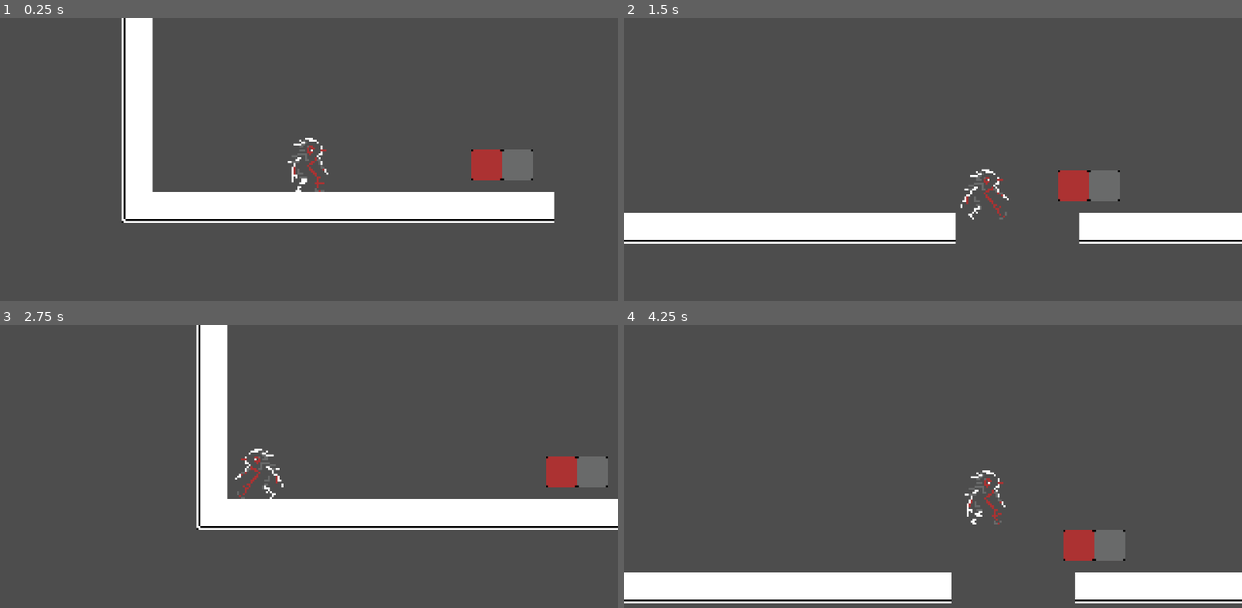
Above: before the commit, frames 1-4 (two rows, left to right).
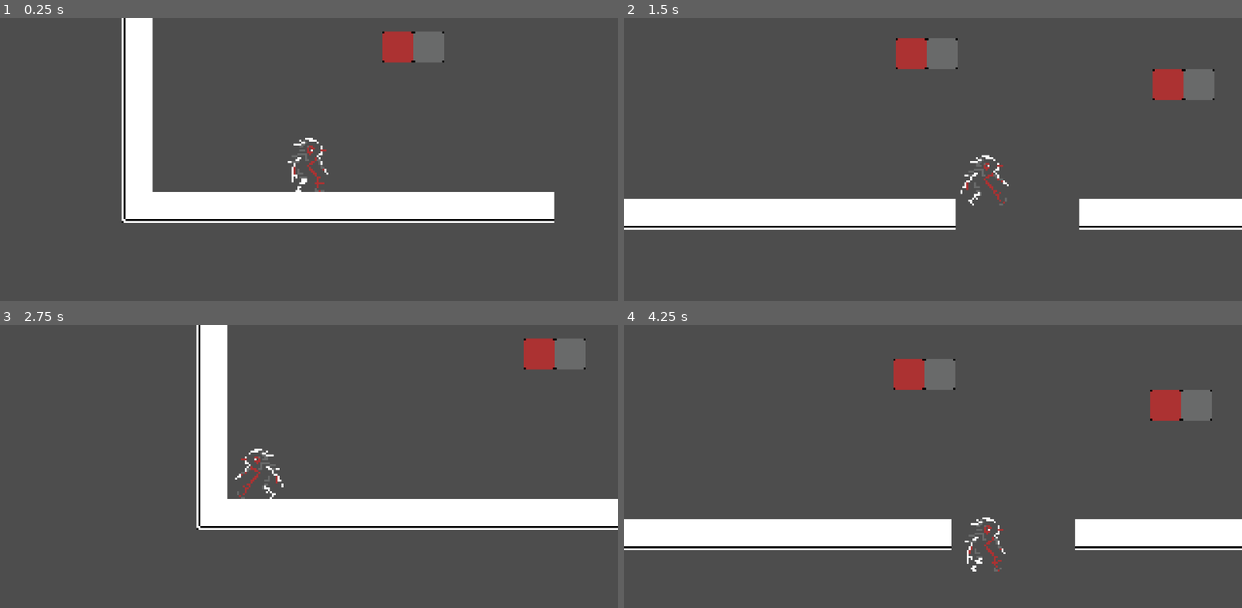
Above: after the commit, the same moments.

Repository: SaimelTheDaimel/Painter
Game: Godot game, scene res://scenes/level.tscn
The game is run twice, just before and just after one commit, with the same random seed, the same clock (stepped at 60 frames per second) and the same inputs.
Inputs:
- Up to frame 1 (0.25 s): no input
- Up to frame 2 (1.5 s): hold D (move_right) from 0.53 s (still down); tap Space (jump) at 0.77 s
- Up to frame 3 (2.75 s): tap Space (jump) at 1.52 s; release D (move_right) at 2.03 s; hold A (move_left) from 2.03 s (still down)
- Up to frame 4 (4.25 s): release A (move_left) at 2.78 s; hold D (move_right) from 2.78 s (still down); tap Space (jump) at 3.02, 3.77 s

The runs differ from the first frame. In frame 1, 2.2% of the frame differs, in the area x 61-87%, y 4-58%; in frame 2, 13%; in frame 3, 2.2%; in frame 4, 21%, in the area x 0-100%, y 12-99%.

Commit message:
Converted rgplat to a reusable scene

Diff:
--- a/scenes/level.tscn
+++ b/scenes/level.tscn
@@ -1,12 +1,12 @@
-[gd_scene load_steps=15 format=4 uid="uid://b3g0kd6jmcmfj"]
+[gd_scene load_steps=13 format=4 uid="uid://b3g0kd6jmcmfj"]
 
 [ext_resource type="PackedScene" uid="uid://diuc423fb3na1" path="res://scenes/player.tscn" id="1_2q6dc"]
 [ext_resource type="Script" uid="uid://drljerdy4m182" path="res://scripts/level.gd" id="1_2r41h"]
 [ext_resource type="Texture2D" uid="uid://kkkd0o4goi48" path="res://assets/Tiles.png" id="1_w7c3h"]
 [ext_resource type="Texture2D" uid="uid://cei23ytxwpygc" path="res://assets/BackgroundBlack.png" id="1_w8frs"]
 [ext_resource type="Script" uid="uid://bqvf6ux7sqod8" path="res://scripts/player.gd" id="4_mx8sn"]
-[ext_resource type="Script" uid="uid://c2bmo8duci0s8" path="res://scripts/path_2d.gd" id="6_klq6b"]
 [ext_resource type="PackedScene" uid="uid://dcqvav2flipe4" path="res://scenes/killzone.tscn" id="7_klq6b"]
+[ext_resource type="PackedScene" uid="uid://yu3ctedd0dmm" path="res://scenes/red_grey_platform.tscn" id="8_b121j"]
 
 [sub_resource type="TileSetAtlasSource" id="TileSetAtlasSource_mx8sn"]
 texture = ExtResource("1_w8frs")
@@ -146,15 +146,6 @@
 physics_layer_1/collision_layer = 1
 sources/0 = SubResource("TileSetAtlasSource_w8frs")
 
-[sub_resource type="Curve2D" id="Curve2D_mx8sn"]
-_data = {
-"points": PackedVector2Array(0, 0, 0, 0, 2079, 215, 0, 0, 0, 0, 2180, 215)
-}
-point_count = 2
-
-[sub_resource type="RectangleShape2D" id="RectangleShape2D_ppgk2"]
-size = Vector2(32, 16)
-
 [sub_resource type="WorldBoundaryShape2D" id="WorldBoundaryShape2D_b121j"]
 distance = -126.0
 
@@ -176,30 +167,17 @@
 [node name="Camera2D" type="Camera2D" parent="Player"]
 position_smoothing_enabled = true
 
-[node name="Path2D" type="Path2D" parent="."]
-position = Vector2(-1918, -188)
-curve = SubResource("Curve2D_mx8sn")
-script = ExtResource("6_klq6b")
-
-[node name="PathFollow2D" type="PathFollow2D" parent="Path2D"]
-position = Vector2(2079, 215)
-rotates = false
-loop = false
-
-[node name="StaticBody2D" type="StaticBody2D" parent="Path2D/PathFollow2D"]
-metadata/_edit_group_ = true
-
-[node name="Sprite2D" type="Sprite2D" parent="Path2D/PathFollow2D/StaticBody2D"]
-texture = ExtResource("1_w7c3h")
-region_enabled = true
-region_rect = Rect2(32, 0, 32, 16)
-
-[node name="CollisionShape2D" type="CollisionShape2D" parent="Path2D/PathFollow2D/StaticBody2D"]
-shape = SubResource("RectangleShape2D_ppgk2")
-
 [node name="killzone" parent="." instance=ExtResource("7_klq6b")]
 position = Vector2(-1918, -188)
 
 [node name="CollisionShape2D" type="CollisionShape2D" parent="killzone"]
 position = Vector2(2063, 174)
 shape = SubResource("WorldBoundaryShape2D_b121j")
+
+[node name="red_grey_platforms" type="Node" parent="."]
+
+[node name="RGPlat1" parent="red_grey_platforms" instance=ExtResource("8_b121j")]
+position = Vector2(115, -34)
+
+[node name="RGPlat2" parent="red_grey_platforms" instance=ExtResource("8_b121j")]
+position = Vector2(248, -18)
--- /dev/null
+++ b/scenes/red_grey_platform.tscn
@@ -0,0 +1,30 @@
+[gd_scene load_steps=5 format=3 uid="uid://yu3ctedd0dmm"]
+
+[ext_resource type="Texture2D" uid="uid://kkkd0o4goi48" path="res://assets/Tiles.png" id="1_v7snv"]
+[ext_resource type="Script" uid="uid://dk5aikhdy8oc" path="res://scripts/red_grey_platform.gd" id="1_v7xlv"]
+
+[sub_resource type="Curve2D" id="Curve2D_v7xlv"]
+_data = {
+"points": PackedVector2Array(0, 0, 0, 0, 0, 0, 0, 0, 0, 0, 61, 0)
+}
+point_count = 2
+
+[sub_resource type="RectangleShape2D" id="RectangleShape2D_pglis"]
+size = Vector2(32, 16)
+
+[node name="Path2D" type="Path2D" node_paths=PackedStringArray("ratio")]
+curve = SubResource("Curve2D_v7xlv")
+script = ExtResource("1_v7xlv")
+ratio = NodePath("PathFollow2D")
+
+[node name="PathFollow2D" type="PathFollow2D" parent="."]
+
+[node name="StaticBody2D" type="StaticBody2D" parent="PathFollow2D"]
+
+[node name="CollisionShape2D" type="CollisionShape2D" parent="PathFollow2D/StaticBody2D"]
+shape = SubResource("RectangleShape2D_pglis")
+
+[node name="Sprite2D" type="Sprite2D" parent="PathFollow2D/StaticBody2D"]
+texture = ExtResource("1_v7snv")
+region_enabled = true
+region_rect = Rect2(32, 0, 32, 16)
--- a/scripts/level.gd
+++ b/scripts/level.gd
@@ -1,6 +1,8 @@
 extends Node2D
 
-@onready var path_2d: Path2D = $Path2D
+@onready var rg_plat_1: Path2D = $red_grey_platforms/RGPlat1
+@onready var rg_plat_2: Path2D = $red_grey_platforms/RGPlat2
 
 func _ready() -> void:
-	Signals.player_moves.connect(path_2d.move_block)
+	Signals.player_moves.connect(rg_plat_1.move_block)
+	Signals.player_moves.connect(rg_plat_2.move_block)
--- a/scripts/path_2d.gd
+++ b/scripts/red_grey_platform.gd
@@ -1,6 +1,7 @@
 extends Path2D
 
 @onready var path_follow: PathFollow2D = $PathFollow2D
+@export var ratio: PathFollow2D
 
 func move_block(dir, delta):
-	path_follow.progress_ratio += delta * dir
+	ratio.progress_ratio += delta * dir
Not shown, removed: scripts/path_2d.gd.uid
Not shown, added: scripts/red_grey_platform.gd.uid
